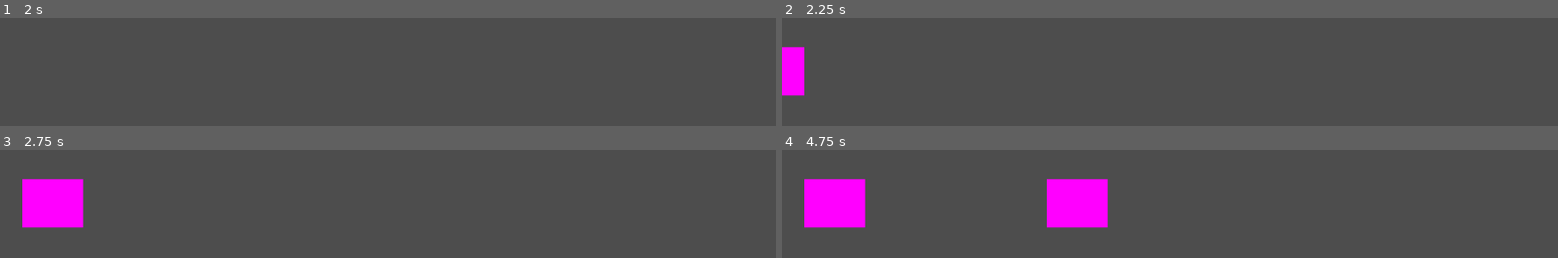
Above: before the commit, frames 1-4 (two rows, left to right).
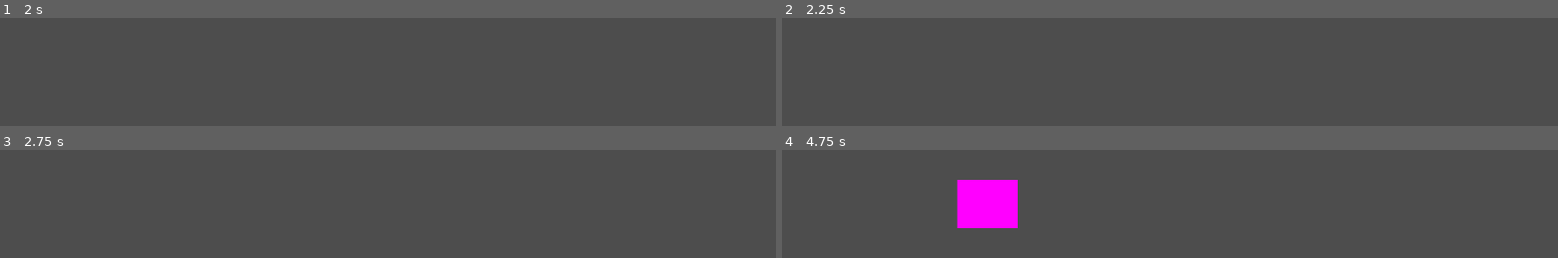
Above: after the commit, the same moments.

Repository: Sondrejk/first_day_at_the_dyrepark
Game: Godot game, scene res://Klapp_Hunden/klapp_hunden.tscn
Same seed, same stepped clock (60 frames per second), same inputs: the game is played once before the commit and once after it.
Inputs:
- Up to frame 1 (2 s): tap Enter at 0.5 s; tap O at 0.6, 1.55 s; tap I at 0.8, 1.35 s; tap Space at 1.25 s
- Up to frame 2 (2.25 s): tap Enter at 2 s; tap O at 2.1 s
- Up to frame 3 (2.75 s): tap I at 2.3 s
- Up to frame 4 (4.75 s): tap I at 2.85, 3.8, 4.35 s; tap O at 3.05, 3.6, 4.55 s

Frame 1 is identical in both runs. In frame 2, 1.3% of the frame differs, in the area x 0-3%, y 26-73%; in frame 3, 3.6%; in frame 4, 11%, in the area x 2-42%, y 26-73%.

Commit message:
collision, two types of animals and inputs

Diff:
--- a/First Day At The Dyrepark/Klapp_Hunden/Animal.gd
+++ b/First Day At The Dyrepark/Klapp_Hunden/Animal.gd
@@ -1,14 +1,18 @@
 extends Area2D
-class_name Dyr
+class_name Animal
 
 @export var move_speed : float = 200
+@onready var game_manager : Node2D = get_node("/root/Klapp_hunden")
 var activate_input : bool = false
+var animal_petted : bool = false
+var bear_petted : bool = false
+var animal_not_petted : bool = false
 
 func _ready():
 	position = Vector2(-700, 0)
 
-func _process(delta):
-	walk_on_screen(delta)
+	# Increases movespeed based on time
+	move_speed *= game_manager.game_speed
 
 # Makes the animal walk to the centre of the screen
 func walk_on_screen(delta):
@@ -19,12 +23,13 @@
 
 # Makes the animal walk offscreen and then despawn
 func walk_off_screen(delta):
-	if position.x <= 700 and position.x >= 0:
+	if position.x <= 700:
 		position.x += move_speed * delta
 		return
-
-	if position.x >= 700:
-		despawn()
+	despawn()
 
 func despawn():
 	queue_free()
+
+func _on_area_entered(area):
+	get_tree().reload_current_scene()
--- a/First Day At The Dyrepark/Klapp_Hunden/Animal.tscn
+++ b/First Day At The Dyrepark/Klapp_Hunden/Animal.tscn
@@ -1,19 +1,8 @@
-[gd_scene load_steps=4 format=3 uid="uid://ba1k5am2qf8rg"]
+[gd_scene load_steps=2 format=3 uid="uid://ba1k5am2qf8rg"]
 
 [ext_resource type="Script" path="res://Klapp_Hunden/Animal.gd" id="1_a4cvp"]
-
-[sub_resource type="PlaceholderTexture2D" id="PlaceholderTexture2D_4uq8j"]
-size = Vector2(100, 100)
-
-[sub_resource type="RectangleShape2D" id="RectangleShape2D_efs0g"]
-size = Vector2(100, 100)
 
 [node name="Animal" type="Area2D"]
 script = ExtResource("1_a4cvp")
 
-[node name="Sprite2D" type="Sprite2D" parent="."]
-position = Vector2(0, -1)
-texture = SubResource("PlaceholderTexture2D_4uq8j")
-
-[node name="CollisionShape2D" type="CollisionShape2D" parent="."]
-shape = SubResource("RectangleShape2D_efs0g")
+[connection signal="area_entered" from="." to="." method="_on_area_entered"]
--- /dev/null
+++ b/First Day At The Dyrepark/Klapp_Hunden/Bear.gd
@@ -0,0 +1,9 @@
+extends Animal
+
+func _process(delta):
+	walk_on_screen(delta)
+	if activate_input and Input.is_key_label_pressed(KEY_O):
+		animal_not_petted = true
+	if animal_not_petted == true:
+		animal_not_petted == false
+		walk_off_screen(delta)
--- /dev/null
+++ b/First Day At The Dyrepark/Klapp_Hunden/Bear.tscn
@@ -0,0 +1,19 @@
+[gd_scene load_steps=5 format=3 uid="uid://bh1yc0qxiowql"]
+
+[ext_resource type="PackedScene" uid="uid://ba1k5am2qf8rg" path="res://Klapp_Hunden/Animal.tscn" id="1_bro12"]
+[ext_resource type="Script" path="res://Klapp_Hunden/Bear.gd" id="2_qh503"]
+
+[sub_resource type="PlaceholderTexture2D" id="PlaceholderTexture2D_3201e"]
+size = Vector2(200, 200)
+
+[sub_resource type="RectangleShape2D" id="RectangleShape2D_62nvl"]
+size = Vector2(200, 200)
+
+[node name="Bear" instance=ExtResource("1_bro12")]
+script = ExtResource("2_qh503")
+
+[node name="Sprite2D" type="Sprite2D" parent="." index="0"]
+texture = SubResource("PlaceholderTexture2D_3201e")
+
+[node name="CollisionShape2D" type="CollisionShape2D" parent="." index="1"]
+shape = SubResource("RectangleShape2D_62nvl")
--- a/First Day At The Dyrepark/Klapp_Hunden/Dog.gd
+++ b/First Day At The Dyrepark/Klapp_Hunden/Dog.gd
@@ -1 +1,12 @@
-extends Dyr
+extends Animal
+
+func _process(delta):
+	walk_on_screen(delta)
+	if activate_input and Input.is_key_label_pressed(KEY_I):
+		animal_petted = true
+	if animal_petted == true:
+		animal_petted == false
+		walk_off_screen(delta)
+
+func is_dog():
+	pass
--- a/First Day At The Dyrepark/Klapp_Hunden/Dog.tscn
+++ b/First Day At The Dyrepark/Klapp_Hunden/Dog.tscn
@@ -1,7 +1,21 @@
-[gd_scene load_steps=3 format=3 uid="uid://504lojgjdnlc"]
+[gd_scene load_steps=5 format=3 uid="uid://504lojgjdnlc"]
 
 [ext_resource type="PackedScene" uid="uid://ba1k5am2qf8rg" path="res://Klapp_Hunden/Animal.tscn" id="1_ts57k"]
 [ext_resource type="Script" path="res://Klapp_Hunden/Dog.gd" id="2_wqrpe"]
 
+[sub_resource type="PlaceholderTexture2D" id="PlaceholderTexture2D_1smmh"]
+size = Vector2(100, 100)
+
+[sub_resource type="RectangleShape2D" id="RectangleShape2D_e0p2s"]
+size = Vector2(100, 100)
+
 [node name="Dog" instance=ExtResource("1_ts57k")]
 script = ExtResource("2_wqrpe")
+move_speed = null
+
+[node name="Sprite2D" type="Sprite2D" parent="." index="0"]
+texture = SubResource("PlaceholderTexture2D_1smmh")
+
+[node name="CollisionShape2D" type="CollisionShape2D" parent="." index="1"]
+position = Vector2(0, -1)
+shape = SubResource("RectangleShape2D_e0p2s")
--- a/First Day At The Dyrepark/Klapp_Hunden/GameManager.gd
+++ b/First Day At The Dyrepark/Klapp_Hunden/GameManager.gd
@@ -1,12 +1,28 @@
 extends Node2D
 
 var dog_scene = preload("res://Klapp_Hunden/Dog.tscn")
+var bear_scene = preload("res://Klapp_Hunden/Bear.tscn")
+@onready var timer : Timer = get_node("Spawn_timer")
 var score : int = 0
+var game_speed : float = 1
+var time_start : float = Time.get_unix_time_from_system()
+
+func _process(delta):
+
+	# Increases difficulty by increasing movespeed and decreasing spawntime
+	var current_time : float = Time.get_unix_time_from_system()
+	game_speed += 0.05 * delta
+	timer.wait_time = 75 /((current_time - time_start) + 25)
 
 func spawn_animal():
-	var dog : Dyr = dog_scene.instantiate()
-	add_child(dog)
+	var bear : Area2D = bear_scene.instantiate()
+	var dog : Area2D = dog_scene.instantiate()
+	var animals : Array = [bear, dog]
+	add_child(animals[randi_range(0,1)])
 
 
 func _on_spawn_timer_timeout():
 	spawn_animal()
+
+func game_over():
+	pass
--- a/First Day At The Dyrepark/Klapp_Hunden/klapp_hunden.tscn
+++ b/First Day At The Dyrepark/Klapp_Hunden/klapp_hunden.tscn
@@ -1,15 +1,15 @@
 [gd_scene load_steps=2 format=3 uid="uid://ch8et4meka4xw"]
 
-[ext_resource type="Script" path="res://Klapp_Hunden/GameManager.gd" id="1_tpjtx"]
+[ext_resource type="Script" path="res://Klapp_Hunden/GameManager.gd" id="1_gnh45"]
 
-[node name="klapp_hunden" type="Node2D"]
-script = ExtResource("1_tpjtx")
+[node name="Klapp_hunden" type="Node2D"]
+script = ExtResource("1_gnh45")
 
 [node name="Camera2D" type="Camera2D" parent="."]
 zoom = Vector2(1, 0.8)
 
 [node name="Spawn_timer" type="Timer" parent="."]
-wait_time = 2.0
+wait_time = 3.0
 autostart = true
 
 [connection signal="timeout" from="Spawn_timer" to="." method="_on_spawn_timer_timeout"]
--- a/First Day At The Dyrepark/project.godot
+++ b/First Day At The Dyrepark/project.godot
@@ -11,7 +11,7 @@
 [application]
 
 config/name="First Day At The Dyrepark"
-run/main_scene="res://Klapp_Hunden/klapp_hunden.tscn"
+run/main_scene="res://Klapp_Hunden/Klapp_hunden.tscn"
 config/features=PackedStringArray("4.1", "Forward Plus")
 config/icon="res://icon.svg"
 
